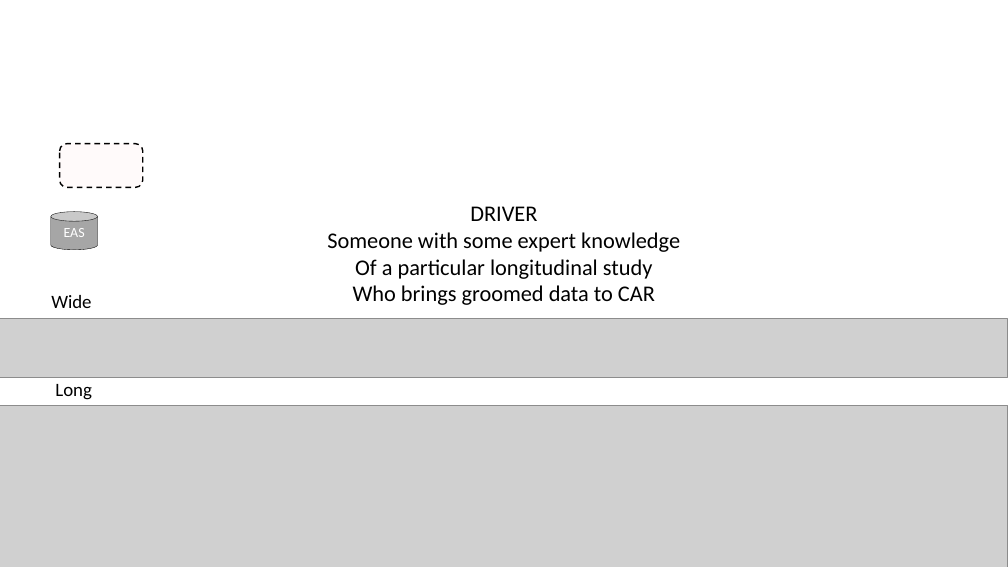
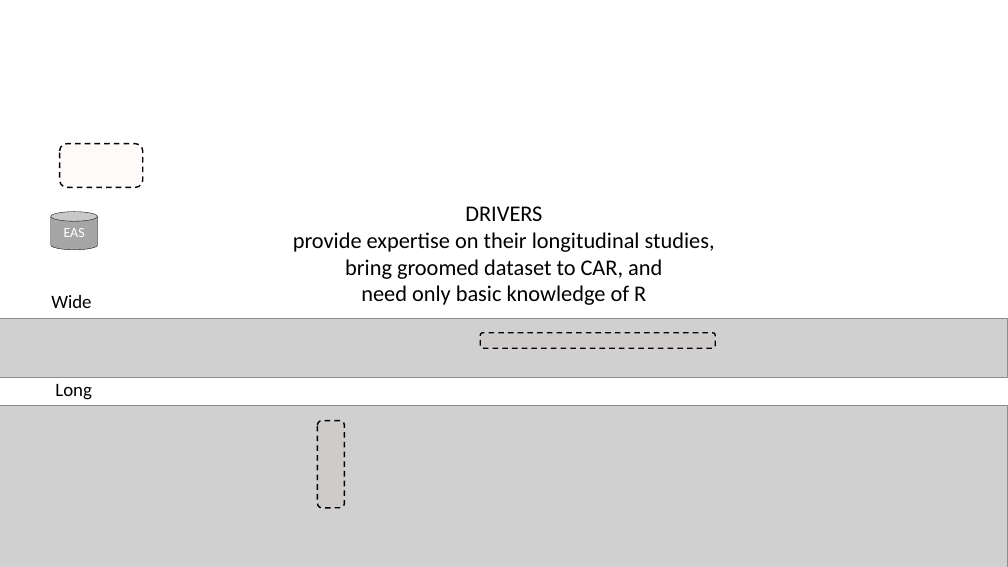
Before and after one commit to IALSA/IALSA-2015-Portland, a slide deck: slide 16 of pubs/2016-talks/2016-06-09-cpa/ppt/koval-etal-2016-06-10-cpa.pptx (slide 15 before the commit). Drawn at 1008x567 pixels with LibreOffice and Linux fonts; fonts in the diff are those of the drawing; grey boxes stand for pictures; background and template pictures are left out. Boxes give left, top, right and bottom in pixels: in the first picture for what was removed or moved away, otherwise in the second. Text is boxed around its words. In the diff, an @@ line names an element or a change of style, - is before the commit and + after.

```diff
--- a/pubs/2016-talks/2016-06-09-cpa/ppt/koval-etal-2016-06-10-cpa.pptx
+++ b/pubs/2016-talks/2016-06-09-cpa/ppt/koval-etal-2016-06-10-cpa.pptx
@@ text at bbox=[293, 206, 715, 305]: text changed @@
-DRIVER
-Someone with some expert knowledge
-Of a particular longitudinal study
-Who brings groomed data to CAR
+DRIVERS
+provide expertise on their longitudinal studies,
+bring groomed dataset to CAR, and
+need only basic knowledge of R
@@ rounded rectangle added at bbox=[480, 333, 715, 348], fill #FF0000 at 2% opacity, outline #000000 1 pt dashed @@
@@ rounded rectangle added at bbox=[318, 420, 345, 508], fill #FF0000 at 2% opacity, outline #000000 1 pt dashed @@
```
Also in this commit, not shown: 21 other slides changed, 2 slides added, 1 slide removed, 1 other file.
